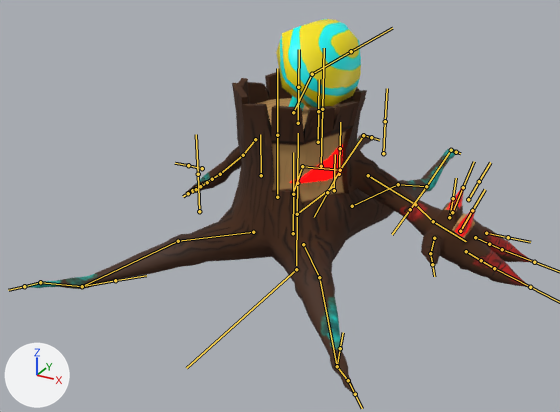
The FBX model Moon Game/Assets/3DModels/Characters/Enemys/Forest/Oaken.fbx, before and after one commit.
One viewpoint serves both versions: a 50 mm lens placed at (3.1, -5.98, 3.63), pointed at (-0.22, 0.07, 0.61). Lighting does not change. The marker at lower left points along +X, +Y and +Z. The bones that bend it are drawn over the model as lines.

The first picture shows 'Eye', 'Mushroom', 'Oaken'.
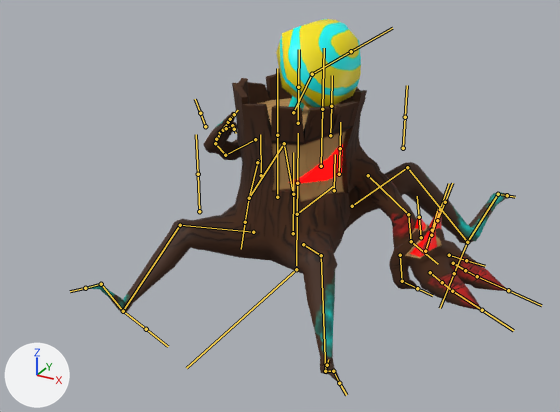
Commit message: Oaken Implementado

The newer file adds an action. The first version stands in its rest pose; the second is drawn at frame 50 of the action 'OakenRig|OakenIdle'.

What differs and where, as boxes [x1, y1, x2, y2] in the pictures (560 x 412 px):
'Oaken', posed (17% narrower): before [25, 71, 534, 395]; after [86, 72, 508, 383]
bone 'Arm.R', root to tip: before (255, 139) to (243, 155); after (255, 139) to (225, 155)
bone 'Forearm.R', root to tip: before (243, 155) to (220, 174); after (225, 155) to (215, 143)
bone 'Hand.R', root to tip: before (220, 174) to (207, 181); after (215, 143) to (220, 133)
bone 'ThumbBase.R', root to tip: before (207, 182) to (200, 186); after (226, 128) to (232, 125)
bone 'ThumbEnd.R', root to tip: before (200, 186) to (196, 189); after (232, 125) to (234, 129)
bone 'Arm.L', root to tip: before (368, 175) to (415, 204); after (368, 175) to (408, 214)
bone 'Forearm.L', root to tip: before (415, 204) to (433, 221); after (408, 214) to (411, 241)
bone 'Hand.L', root to tip: before (433, 221) to (466, 241); after (411, 241) to (438, 264)
bone 'PointerWeight.L', root to tip: before (466, 251) to (481, 260); after (430, 272) to (442, 282)
bone 'PointerEnd.L', root to tip: before (494, 268) to (530, 287); after (452, 291) to (482, 310)
bone 'LittleBase.L', root to tip: before (489, 244) to (502, 249); after (465, 270) to (477, 276)
bone 'LittleEnd.L', root to tip: before (502, 249) to (534, 262); after (477, 276) to (508, 290)
bone 'ThumbBase.L', root to tip: before (434, 238) to (430, 253); after (400, 255) to (402, 281)
bone 'ThumbEnd.L', root to tip: before (430, 253) to (432, 264); after (402, 281) to (417, 288)
bone 'ThighFront.L', root to tip: before (303, 244) to (319, 277); after (303, 244) to (321, 255)
bone 'CalfFrontBase.L', root to tip: before (319, 277) to (337, 366); after (321, 255) to (325, 371)
bone 'CalfFrontEnd.L', root to tip: before (337, 366) to (348, 380); after (325, 371) to (333, 371)
bone 'FootFront.L', root to tip: before (348, 380) to (355, 394); after (333, 371) to (339, 383)
bone 'ThighFront.R', root to tip: before (253, 232) to (178, 241); after (253, 232) to (180, 225)
bone 'CalfFrontBase.R', root to tip: before (178, 241) to (82, 286); after (180, 225) to (123, 311)
bone 'CalfFrontEnd.R', root to tip: before (82, 286) to (40, 282); after (123, 311) to (101, 284)
bone 'FootFront.R', root to tip: before (40, 282) to (24, 286); after (101, 284) to (85, 288)
bone 'ThighBack.L', root to tip: before (352, 206) to (398, 184); after (352, 206) to (407, 167)
bone 'CalfBackBase.L', root to tip: before (398, 184) to (426, 186); after (407, 167) to (467, 242)
bone 'CalfBackEnd.L', root to tip: before (426, 186) to (451, 150); after (467, 242) to (498, 194)
bone 'FootBack.L', root to tip: before (451, 150) to (456, 152); after (498, 194) to (507, 195)
bone 'ThighBack.R', root to tip: before (293, 193) to (302, 166); after (293, 193) to (284, 143)
bone 'CalfBackBase.R', root to tip: before (302, 166) to (340, 170); after (284, 143) to (249, 198)
bone 'CalfBackEnd.R', root to tip: before (340, 170) to (363, 135); after (249, 198) to (258, 161)
bone 'FootBack.R', root to tip: before (363, 135) to (371, 137); after (258, 161) to (257, 162)

What the commit changed:
Bone 'Arm.R' (bone_arm_r) turns from (0, 0, 0) to (-37, 24, 51) degrees about its own x, y and z.
Bone 'Forearm.R' (bone_forearm_r) turns from (0, 0, 0) to (-8, -17, 34) degrees about its own x, y and z.
Bone 'Hand.R' (bone_hand_r) turns from (0, 0, 0) to (-67, 60, -15) degrees about its own x, y and z.
Bone 'ThumbBase.R' (bone_thumbbase_r) turns from (0, 0, 0) to (16, 8, -57) degrees about its own x, y and z.
Bone 'ThumbEnd.R' (bone_thumbend_r) turns from (0, 0, 0) to (16, 8, -57) degrees about its own x, y and z.
Bone 'Arm.L' (bone_arm_l) turns from (0, 0, 0) to (-13, -3, -6) degrees about its own x, y and z.
Bone 'Forearm.L' (bone_forearm_l) turns from (0, 0, 0) to (-33, 2, 21) degrees about its own x, y and z.
Bone 'Hand.L' (bone_hand_l) turns from (0, 0, 0) to (38, 11, -27) degrees about its own x, y and z.
Bone 'PointerWeight.L' (bone_pointerweight_l) turns from (0, 0, 0) to (2, 0, 0) degrees about its own x, y and z.
Bone 'PointerEnd.L' (bone_pointerend_l) turns from (0, 0, 0) to (2, 0, 0) degrees about its own x, y and z.
Bone 'LittleBase.L' (bone_littlebase_l) turns from (0, 0, 0) to (2, 0, 0) degrees about its own x, y and z.
Bone 'LittleEnd.L' (bone_littleend_l) turns from (0, 0, 0) to (2, 0, 0) degrees about its own x, y and z.
Bone 'ThumbBase.L' (bone_thumbbase_l) turns from (0, 0, 0) to (-70, 20, -4) degrees about its own x, y and z.
Bone 'ThumbEnd.L' (bone_thumbend_l) turns from (0, 0, 0) to (-70, 20, -4) degrees about its own x, y and z.
Bone 'ThighFront.L' (bone_thighfront_l) turns from (0, 0, 0) to (14, 4, 5) degrees about its own x, y and z.
Bone 'CalfFrontBase.L' (bone_calffrontbase_l) turns from (0, 0, 0) to (-40, 11, 30) degrees about its own x, y and z.
Bone 'CalfFrontEnd.L' (bone_calffrontend_l) turns from (0, 0, 0) to (55, 5, 3) degrees about its own x, y and z.
Bone 'FootFront.L' (bone_footfront_l) turns from (0, 0, 0) to (-16, 8, -1) degrees about its own x, y and z.
Bone 'ThighFront.R' (bone_thighfront_r) turns from (0, 0, 0) to (12, -3, -3) degrees about its own x, y and z.
Bone 'CalfFrontBase.R' (bone_calffrontbase_r) turns from (0, 0, 0) to (-35, -9, -27) degrees about its own x, y and z.
Bone 'CalfFrontEnd.R' (bone_calffrontend_r) turns from (0, 0, 0) to (77, -6, -4) degrees about its own x, y and z.
Bone 'FootFront.R' (bone_footfront_r) turns from (0, 0, 0) to (-42, -8, 1) degrees about its own x, y and z.
Bone 'ThighBack.L' (bone_thighback_l) turns from (0, 0, 0) to (37, -48, -47) degrees about its own x, y and z.
Bone 'CalfBackBase.L' (bone_calfbackbase_l) turns from (0, 0, 0) to (-36, 10, 30) degrees about its own x, y and z.
Bone 'CalfBackEnd.L' (bone_calfbackend_l) turns from (0, 0, 0) to (58, 30, 20) degrees about its own x, y and z.
Bone 'FootBack.L' (bone_footback_l) turns from (0, 0, 0) to (-6, -2, -5) degrees about its own x, y and z.
Bone 'ThighBack.R' (bone_thighback_r) turns from (0, 0, 0) to (42, 49, 52) degrees about its own x, y and z.
Bone 'CalfBackBase.R' (bone_calfbackbase_r) turns from (0, 0, 0) to (-39, -12, -33) degrees about its own x, y and z.
Bone 'CalfBackEnd.R' (bone_calfbackend_r) turns from (0, 0, 0) to (54, -44, -21) degrees about its own x, y and z.
Bone 'FootBack.R' (bone_footback_r) turns from (0, 0, 0) to (2, -5, 19) degrees about its own x, y and z.
